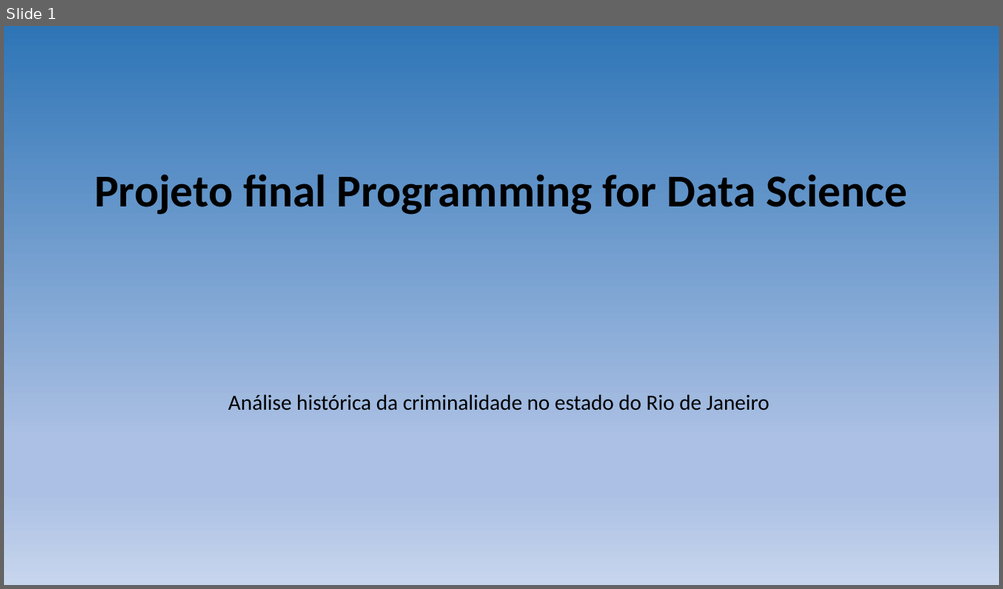
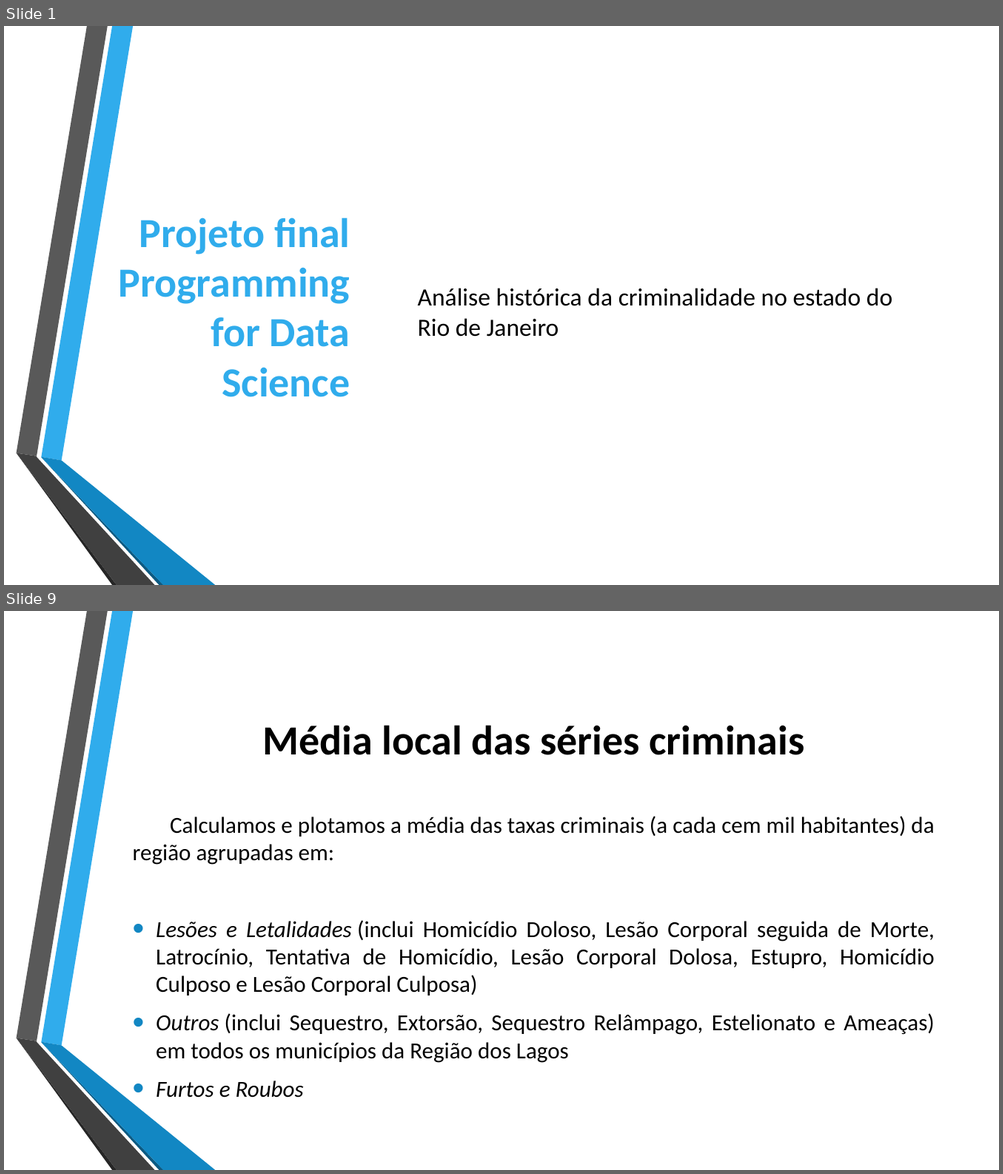
Before and after one commit to DeividCezar/Final_project, a slide deck: Apresentação.pptx. Shown one above the other, each under a label of ours: slide 1 before the commit, slides 1 and 9 after it; the slides between them are not shown. The pictures are 1003x589 and 1003x1174 pixels, drawn with LibreOffice and Linux fonts; fonts in the diff are those of the drawing; background and template pictures are left out. Boxes give left, top, right and bottom in pixels: in the first picture for what was removed or moved away, otherwise in the second. Text is boxed around its words. In the diff, an @@ line names an element or a change of style, - is before the commit and + after.

```diff
--- a/Apresentação.pptx
+++ b/Apresentação.pptx
@@ slide 9 added at (4,611,999,1170), background picture (left out); not listed: 6 template elements that a slide beside it also shows @@
@@ title added at (263,725,804,755), 40 pt, text #000000, bold @@
+Média local das séries criminais
@@ text added at (133,816,934,1063), 22.2 pt, text #000000 @@
+Calculamos e plotamos a média das taxas criminais (a cada cem mil habitantes) da região agrupadas em:
+• Lesões e Letalidades (inclui Homicídio Doloso, Lesão Corporal seguida de Morte, Latrocínio, Tentativa de Homicídio, Lesão Corporal Dolosa, Estupro, Homicídio Culposo e Lesão Corporal Culposa)
+• Outros (inclui Sequestro, Extorsão, Sequestro Relâmpago, Estelionato e Ameaças) em todos os municípios da Região dos Lagos
+• Furtos e Roubos
@@ slide 1 changed as well @@
@@ background gradient #2E75B6 to #ABC0E4 to #C7D5ED to #FFFFFF @@
@@ title "Projeto final Programming for Data ...": place and size @@
-title "Projeto final Programming for Data ..." at (94,174,907,215)
+title "Projeto final Programming for Data ..." at (118,218,350,397)
@@ title "Projeto final Programming for Data ..." at (118,218,350,397): size 44 to 40 pt, text colour #000000 to #30ACEC; alignment centre to right; line spacing 0.9 to 1 @@
@@ text "Análise histórica da criminalidade no ...": place and size @@
-text "Análise histórica da criminalidade no ..." at (228,395,769,411)
+text "Análise histórica da criminalidade no ..." at (418,288,892,337)
@@ text "Análise histórica da criminalidade no ..." at (418,288,892,337): size 20.9 to 24 pt; alignment centre to left; line spacing 0.7 to 1; vertical alignment top to middle @@
@@ group added at (16,26,215,585): 6 freeform shapes @@
```
Also in this commit, not shown: 2 other slides changed, 25 other slides added, 15 slides removed.
